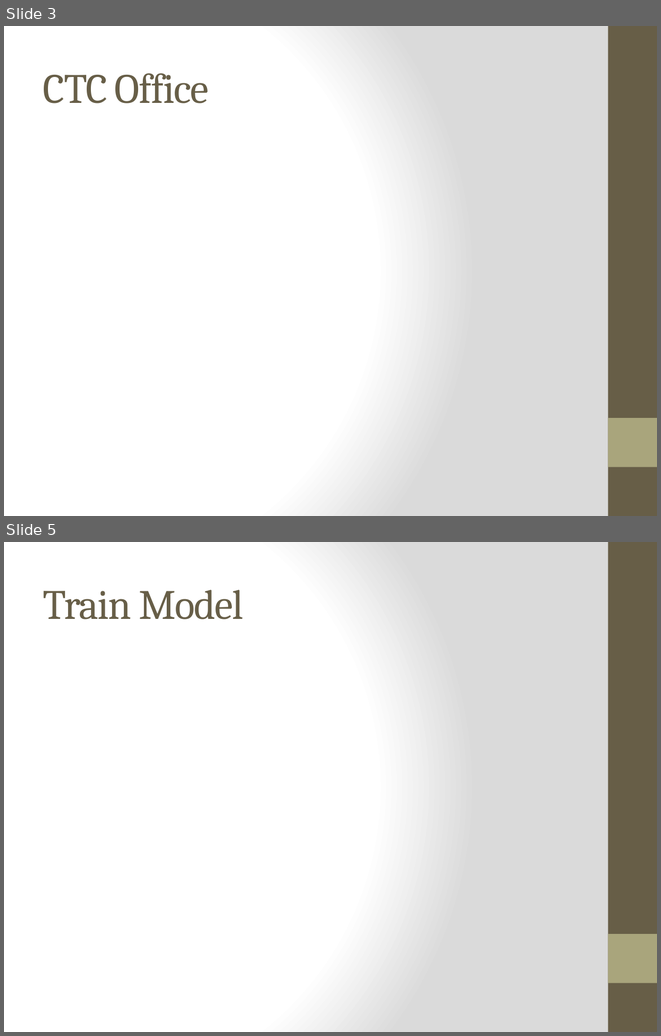
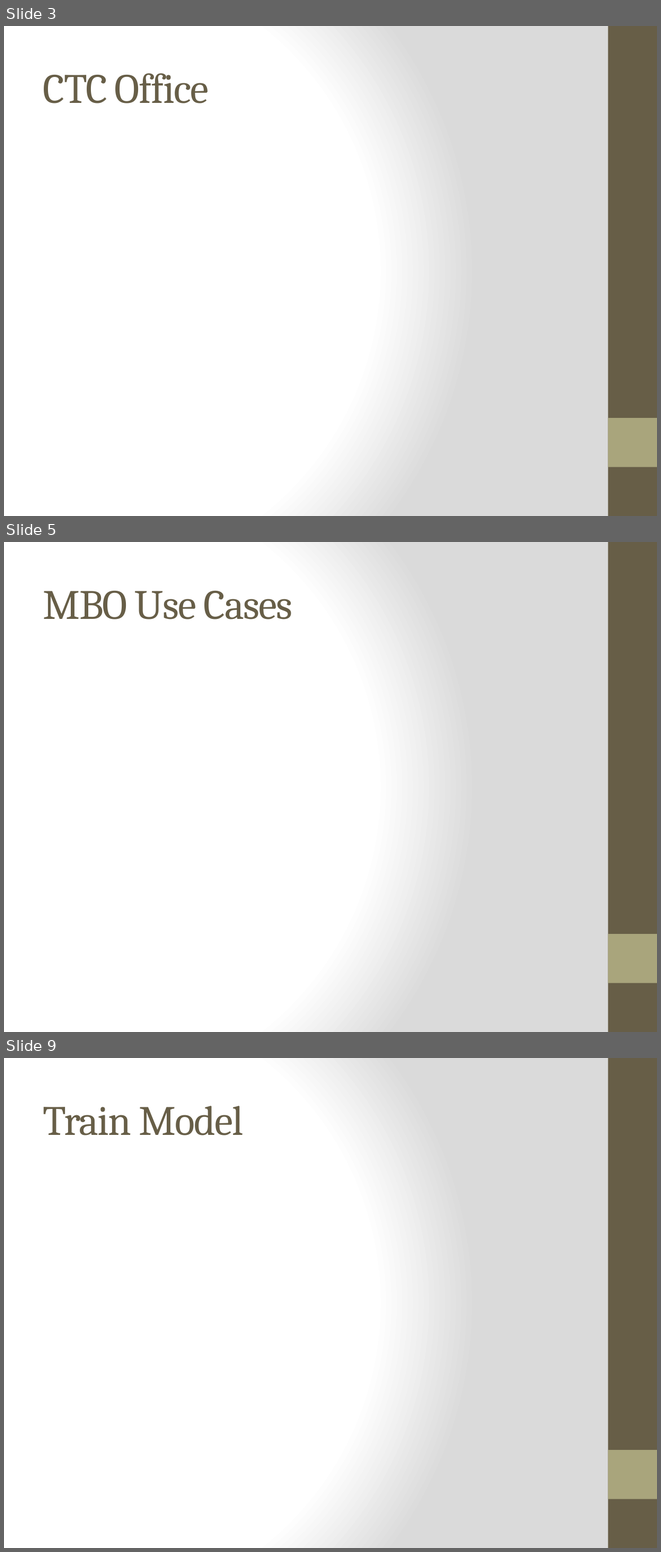
Before and after one commit to meylingtaing/COE1186, a slide deck: Design Review/Design Review.pptx. Shown one above the other, each under a label of ours: slides 3 and 5 before the commit, slides 3, 5 and 9 after it; the slides between them are not shown. The pictures are 661x1036 and 661x1552 pixels, drawn with LibreOffice and Linux fonts; fonts in the diff are those of the drawing. Boxes give left, top, right and bottom in pixels: in the first picture for what was removed or moved away, otherwise in the second. Text is boxed around its words. In the diff, an @@ line names an element or a change of style, - is before the commit and + after.

```diff
--- a/Design Review/Design Review.pptx
+++ b/Design Review/Design Review.pptx
@@ slide 5 added at [4, 542, 657, 1032], background gradient #FFFFFF to #DADADA; not listed: 2 template elements that a slide beside it also shows @@
@@ title added at [43, 591, 292, 619], 46 pt, text #675E47 @@
+MBO Use Cases
@@ what was slide 5 is now slide 9 @@
```
Also in this commit, not shown: 1 slide changed, 3 other slides added.
